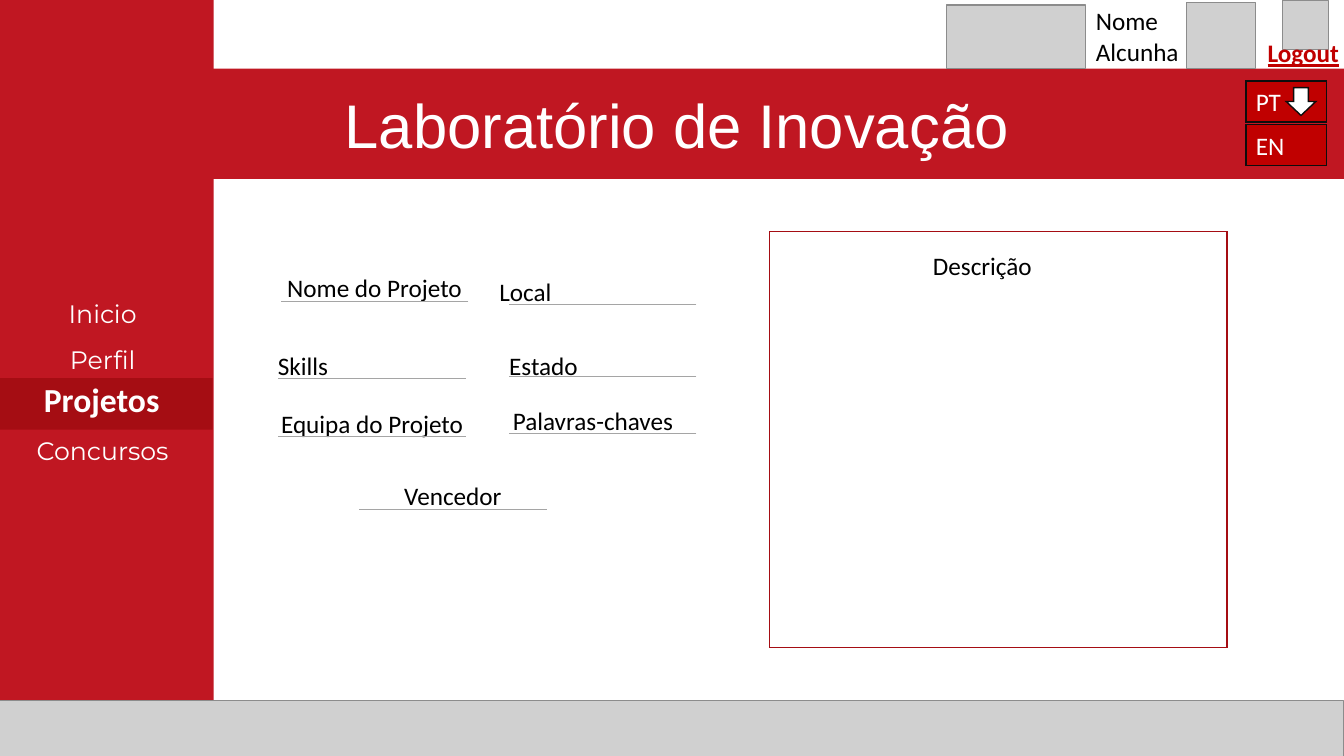
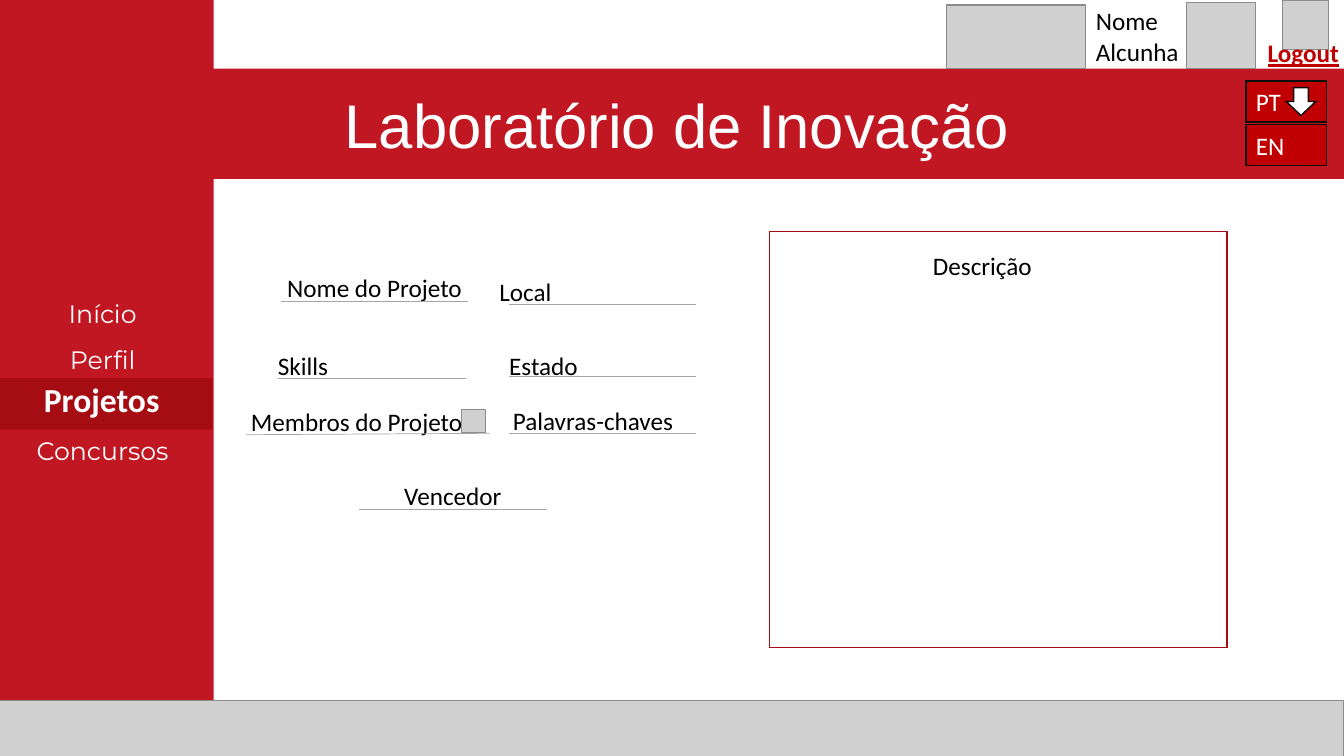
Before and after one commit to Reaf25pt/CriticalProject, a slide deck: slide 15 of frontend/Projetofinal.pptx. Drawn at 1344x756 pixels with LibreOffice and Linux fonts; fonts in the diff are those of the drawing; grey boxes stand for pictures. Boxes give left, top, right and bottom in pixels: in the first picture for what was removed or moved away, otherwise in the second. Text is boxed around its words. In the diff, an @@ line names an element or a change of style, - is before the commit and + after.

```diff
--- a/frontend/Projetofinal.pptx
+++ b/frontend/Projetofinal.pptx
@@ text in rectangle at (x1=69, y1=304, x2=137, y2=323): text changed @@
-Inicio
+Início
@@ text at (x1=251, y1=411, x2=463, y2=436): text changed @@
-Equipa do Projeto
+Membros do Projeto
@@ picture added at (x1=462, y1=409, x2=486, y2=433) @@
@@ line moved from (466, 437) - (278, 437) to (490, 434) - (246, 435) @@
```
Also in this commit, not shown: 20 other slides changed.
